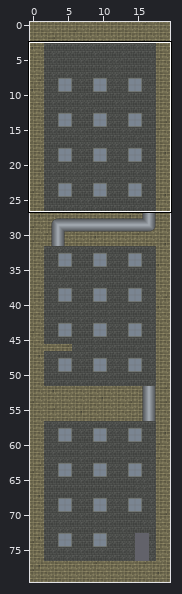
An edit to a level. Tiled map, Tiled/Maps/2_Animal_pound/level_2_4.tmx. The first picture is a wide view before the edit; the outline marks the close-up.
Close-up. Old version:
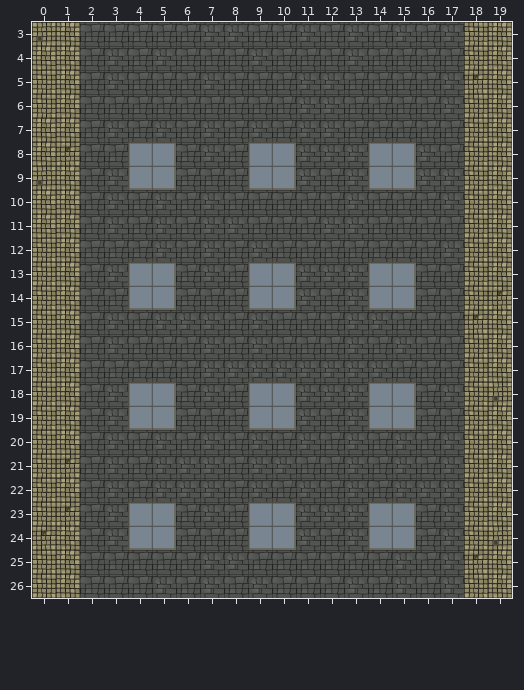
Cells are 128x128 px. Shown: x 0..19, y 3..26.
Now the later version:
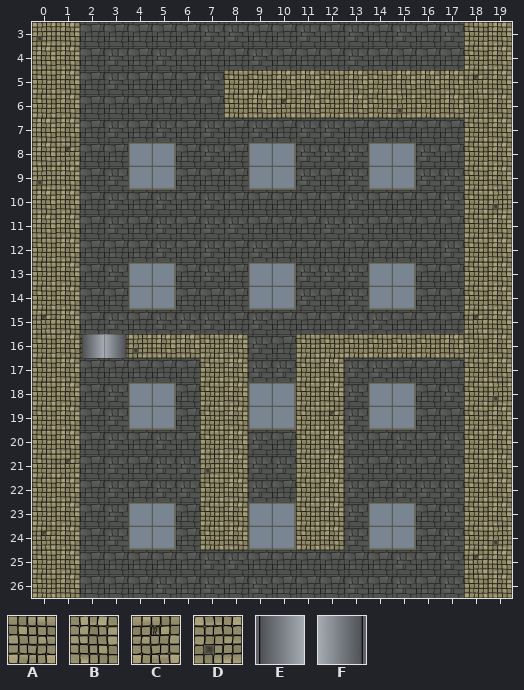
Key: from "tileset_animal_pound": A 21 "ground3", B 22 "ground3_B", C 24 "ground3_C", D 25 "ground3_D", E 37 "pipe_vl", F 38 "pipe_vr".
_ is an empty cell, . an unchanged one.
The exact change:
--- layer "BackgroundWall"
@@ x 2..3 @@
-16 __
+16 AA
--- layer "Pipes"
@@ x 2..3 @@
-16 __
+16 EF
--- layer "Platform"
@@ x 8..17 @@
- 5 __________
- 6 __________
+ 5 AABBABABBB
+ 6 ABCBABADAB
@@ x 19..19 @@
-10 B
+10 D
@@ x 0..19 @@
-14 ...................C
-15 A...................
-16 ...._____.._______..
-17 .......__..__.......
-18 .......__..__.......
-19 .......__..__.......
-20 .......__..__.......
-21 .......__..__.......
-22 .......__..__.......
-23 .C.....__..__.......
-24 .......__..__.......
+14 ...................B
+15 C...................
+16 ....DBBAB..AAAAAAB..
+17 .......AB..AB.......
+18 .......AB..AB.......
+19 .......AB..AC.......
+20 .......AB..AB.......
+21 .......DB..AB.......
+22 .......AB..AB.......
+23 .B.....AB..AB.......
+24 .......AB..AB.......
